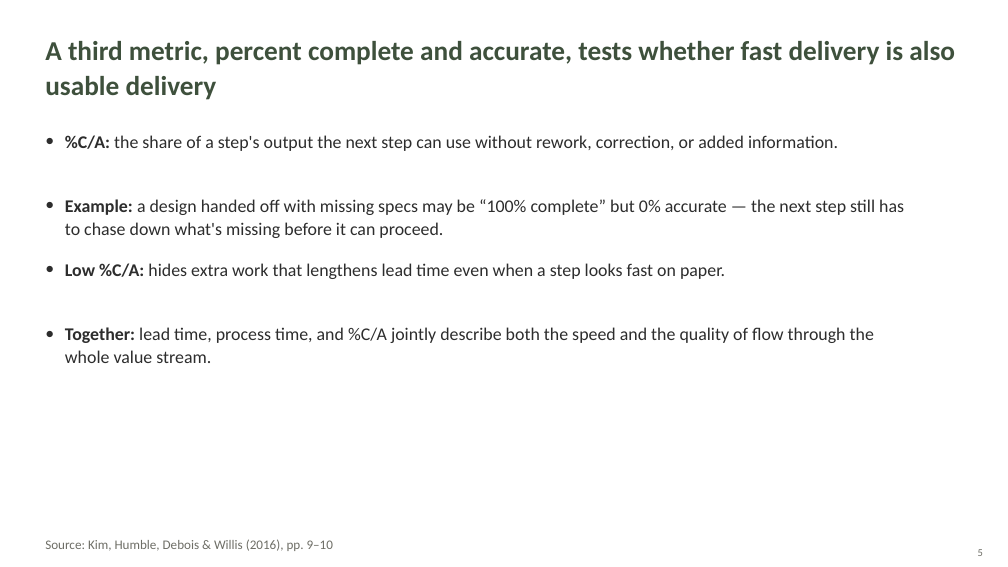
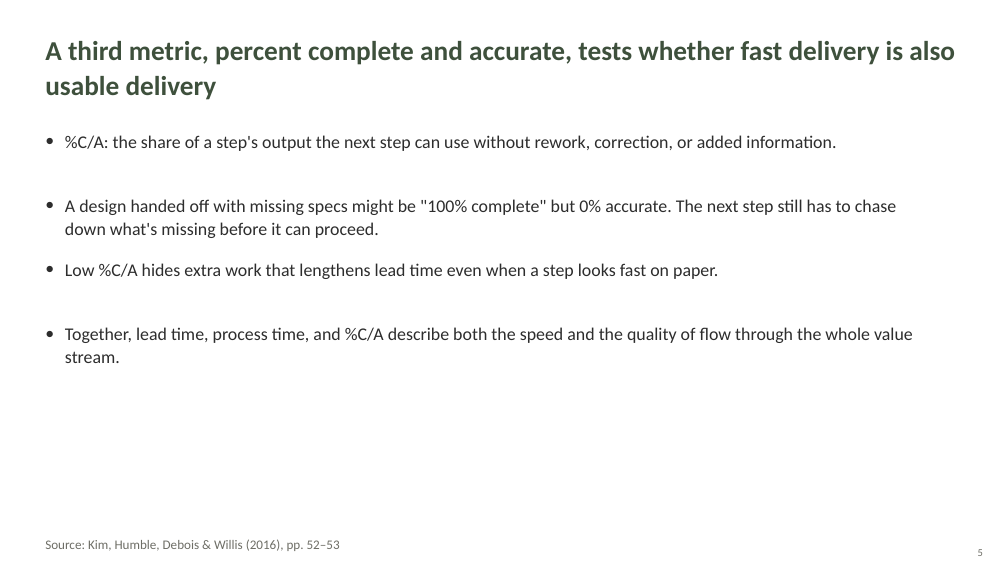
Before and after one commit to tannerlston/csd-380, a slide deck: slide 5 of module-1/TheTechnologyValueStreamCSD380.pptx. Drawn at 1008x567 pixels with LibreOffice and Linux fonts; fonts in the diff are those of the drawing. Boxes give left, top, right and bottom in pixels: in the first picture for what was removed or moved away, otherwise in the second. Text is boxed around its words. In the diff, an @@ line names an element or a change of style, - is before the commit and + after.

```diff
--- a/module-1/TheTechnologyValueStreamCSD380.pptx
+++ b/module-1/TheTechnologyValueStreamCSD380.pptx
@@ text "%C/A: the share of a ..." at box(65, 135, 836, 151): bold off in "%C/A:" @@
@@ text at box(65, 199, 896, 238): text changed @@
-Example: a design handed off with missing specs may be “100% complete” but 0% accurate — the next step still has to chase down what's missing before it can proceed.
+A design handed off with missing specs might be "100% complete" but 0% accurate. The next step still has to chase down what's missing before it can proceed.
@@ text at box(65, 263, 718, 279): text changed @@
-Low %C/A: hides extra work that lengthens lead time even when a step looks fast on paper.
+Low %C/A hides extra work that lengthens lead time even when a step looks fast on paper.
@@ text at box(65, 327, 913, 363): text changed @@
-Together: lead time, process time, and %C/A jointly describe both the speed and the quality of flow through the whole value stream.
+Together, lead time, process time, and %C/A describe both the speed and the quality of flow through the whole value stream.
@@ text at box(45, 539, 340, 551): text changed @@
-Source: Kim, Humble, Debois & Willis (2016), pp. 9–10
+Source: Kim, Humble, Debois & Willis (2016), pp. 52–53
```
Also in this commit, not shown: 9 other slides changed, 1 slide added, 1 slide removed.
